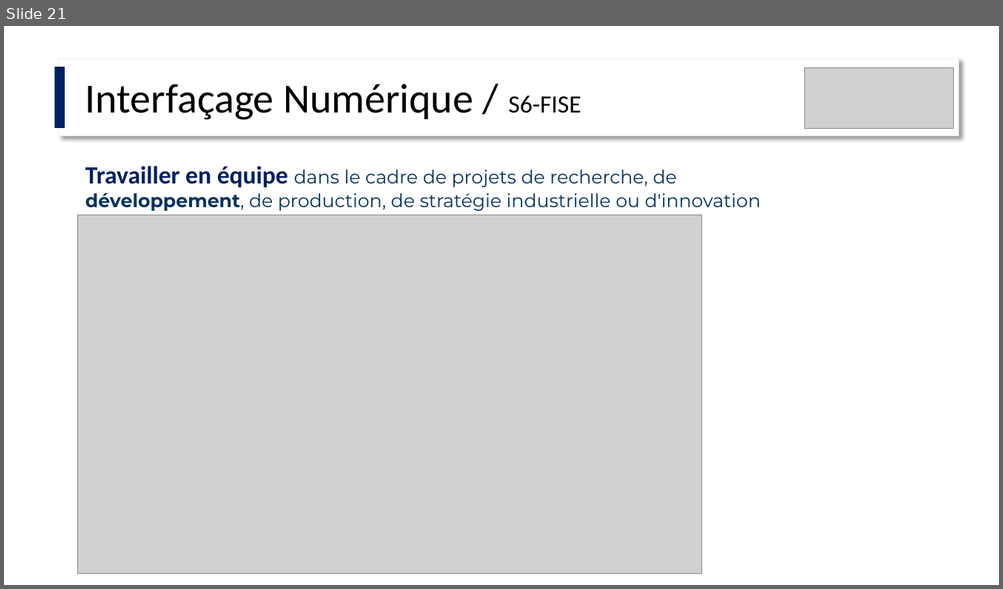
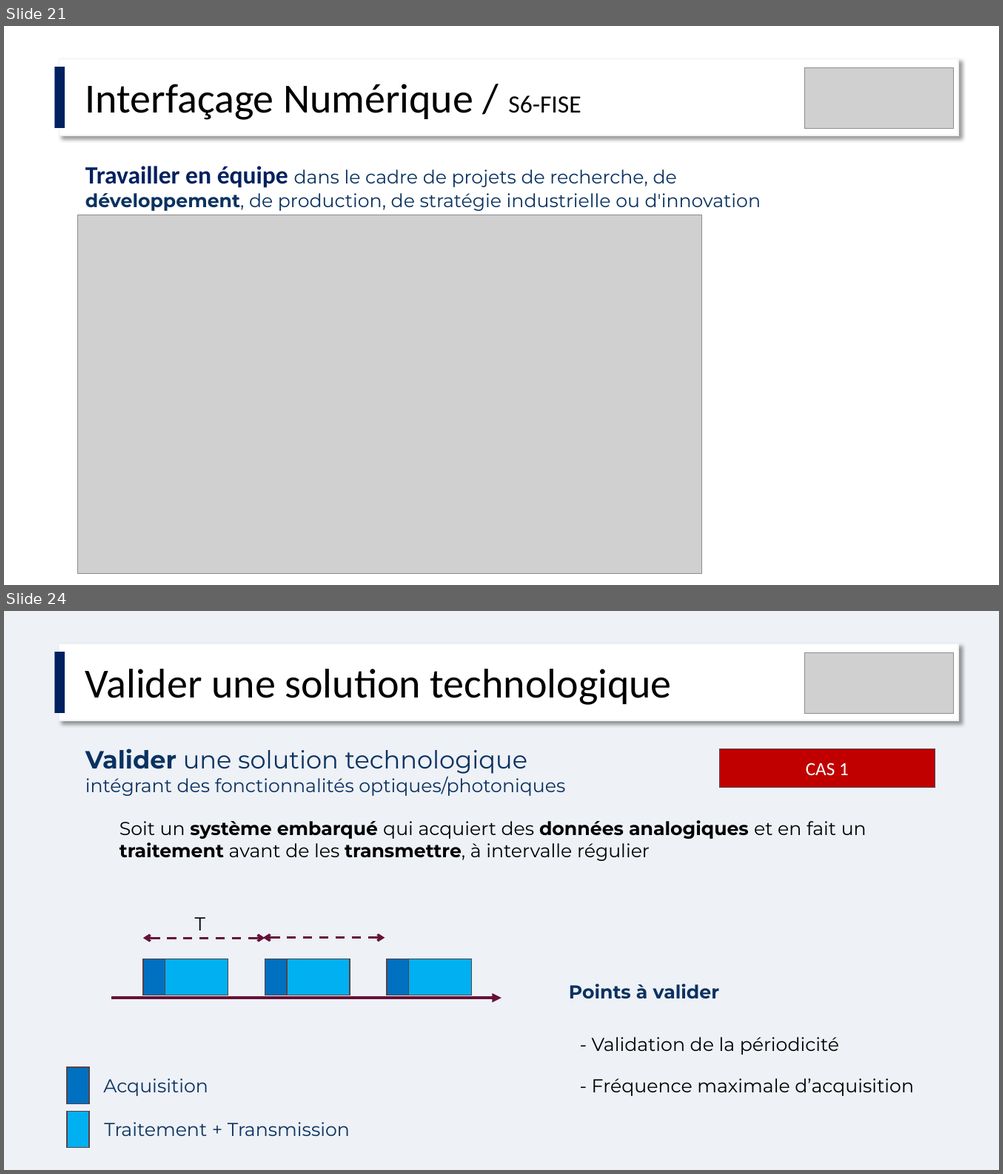
Before and after one commit to IOGS-Digital-Methods/semester-6, a slide deck: InterfacageNumerique/APC/S6_IntNum_APC.pptx. Shown one above the other, each under a label of ours: slide 21 before the commit, slides 21 and 24 after it; the slides between them are not shown. The pictures are 1003x589 and 1003x1174 pixels, drawn with LibreOffice and Linux fonts; fonts in the diff are those of the drawing; grey boxes stand for pictures. Boxes give left, top, right and bottom in pixels: in the first picture for what was removed or moved away, otherwise in the second. Text is boxed around its words. In the diff, an @@ line names an element or a change of style, - is before the commit and + after.

```diff
--- a/InterfacageNumerique/APC/S6_IntNum_APC.pptx
+++ b/InterfacageNumerique/APC/S6_IntNum_APC.pptx
@@ slide 24 added at [4, 611, 999, 1170], background #EEF1F6 @@
@@ rectangle added at [55, 652, 65, 713], fill #002060 @@
@@ rectangle added at [60, 644, 959, 721], fill #FFFFFF, outline #F2F2F2 1 pt @@
@@ picture added at [805, 652, 954, 714] @@
@@ text added at [85, 669, 671, 705], 40 pt, text #000000 @@
+Valider une solution technologique
@@ text added at [85, 749, 565, 796], 18 pt, text #0A3260 @@
+Valider une solution technologique
+intégrant des fonctionnalités optiques/photoniques
@@ rectangle added at [720, 749, 935, 788], fill #C00000, outline #574249 1 pt, 18 pt, text #FFFFFF @@
+CAS 1
@@ text added at [119, 820, 866, 861], 18 pt, text #000000 @@
+Soit un système embarqué qui acquiert des données analogiques et en fait un traitement avant de les transmettre, à intervalle régulier
@@ text added at [195, 917, 205, 931], 18 pt, text #000000 @@
+T
@@ double arrow added from (143, 939) to (265, 939), #671137 2.25 pt dashed @@
@@ double arrow added from (263, 938) to (384, 938), #671137 2.25 pt dashed @@
@@ rectangle added at [143, 960, 165, 996], fill #0070C0, outline #574249 1 pt @@
@@ rectangle added at [165, 960, 227, 996], fill #00B0F0, outline #574249 1 pt @@
@@ rectangle added at [265, 960, 287, 996], fill #0070C0, outline #574249 1 pt @@
@@ rectangle added at [287, 960, 350, 996], fill #00B0F0, outline #574249 1 pt @@
@@ rectangle added at [387, 960, 409, 996], fill #0070C0, outline #574249 1 pt @@
@@ rectangle added at [408, 960, 471, 996], fill #00B0F0, outline #574249 1 pt @@
@@ text added at [569, 984, 720, 999], 18 pt, text #0A3260, bold @@
+Points à valider
@@ arrow added from (111, 998) to (502, 998), #671137 3 pt @@
@@ text added at [592, 1037, 839, 1055], 18 pt, text #000000 @@
+- Validation de la périodicité
@@ rectangle added at [67, 1068, 89, 1104], fill #0070C0, outline #574249 1 pt @@
@@ text added at [103, 1079, 208, 1096], 18 pt, text #0A3260 @@
+Acquisition
@@ text added at [592, 1079, 913, 1096], 18 pt, text #000000 @@
+- Fréquence maximale d’acquisition
@@ rectangle added at [67, 1112, 89, 1148], fill #00B0F0, outline #574249 1 pt @@
@@ text added at [104, 1122, 350, 1136], 18 pt, text #0A3260 @@
+Traitement + Transmission
```
Also in this commit, not shown: 6 slides changed, 4 other slides added, 2 other files.
